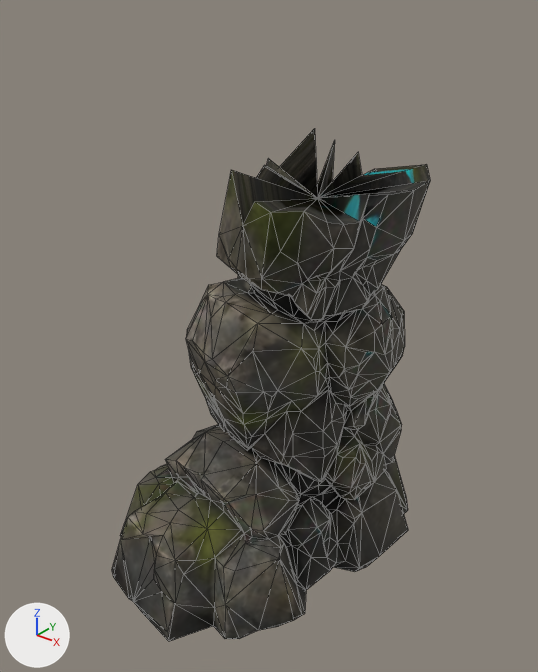
An edit to the glTF model warden_leg_negx.glb, drawn before and after from the same camera.
Both versions are drawn from a camera (50 mm lens) standing at (6.2, -8.33, 2.65) and looking at (-0.73, 0.33, -2.72). Lighting does not change. The marker at lower left points along +X, +Y and +Z. The older version comes first. Mesh edges are drawn as thin lines. Vertices at exactly the same position are counted once.
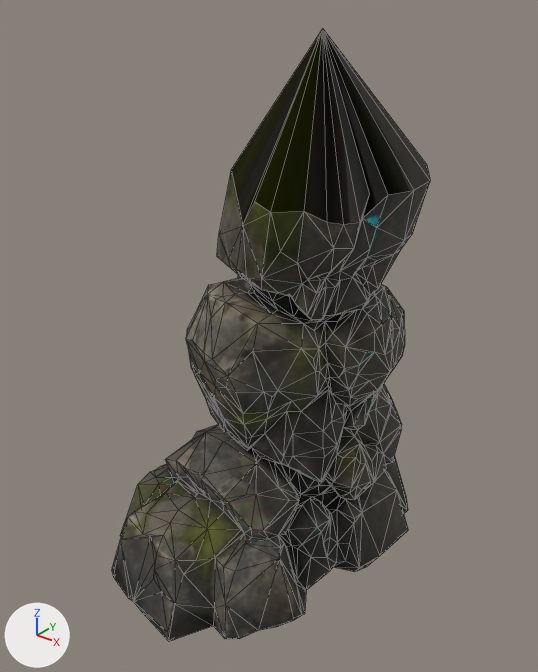
What the commit changed:
me_mesh_0 is used by ob_mesh_0; location (0.0, 0.0, 0.0).
me_mesh_0 had 958 vertices, 1934 faces and spanned x -3.19..1.69, y -2.58..3.51, z -7.0..0.53.
me_mesh_0 now has 958 vertices, 1934 faces and spans x -3.19..1.69, y -2.58..3.51, z -7.0..2.04.
Part 1, on me_mesh_0:
Vertex 957 of me_mesh_0 moves from (0.34, 0.09, -0.16) at pixel (317, 198) to (0.34, 0.09, 2.04) at pixel (322, 28).

Where the change shows, as pixel boxes (x1, y1, x2, y2) in the pictures (538 x 672 px; the box of a moved part takes in the faces that stretch with it):
'Mesh_0', reshaped (19% taller): before (112, 128, 430, 641); after (112, 29, 430, 641)
part 1 of me_mesh_0, moved or reshaped: before (232, 128, 430, 225); after (231, 29, 430, 225)
